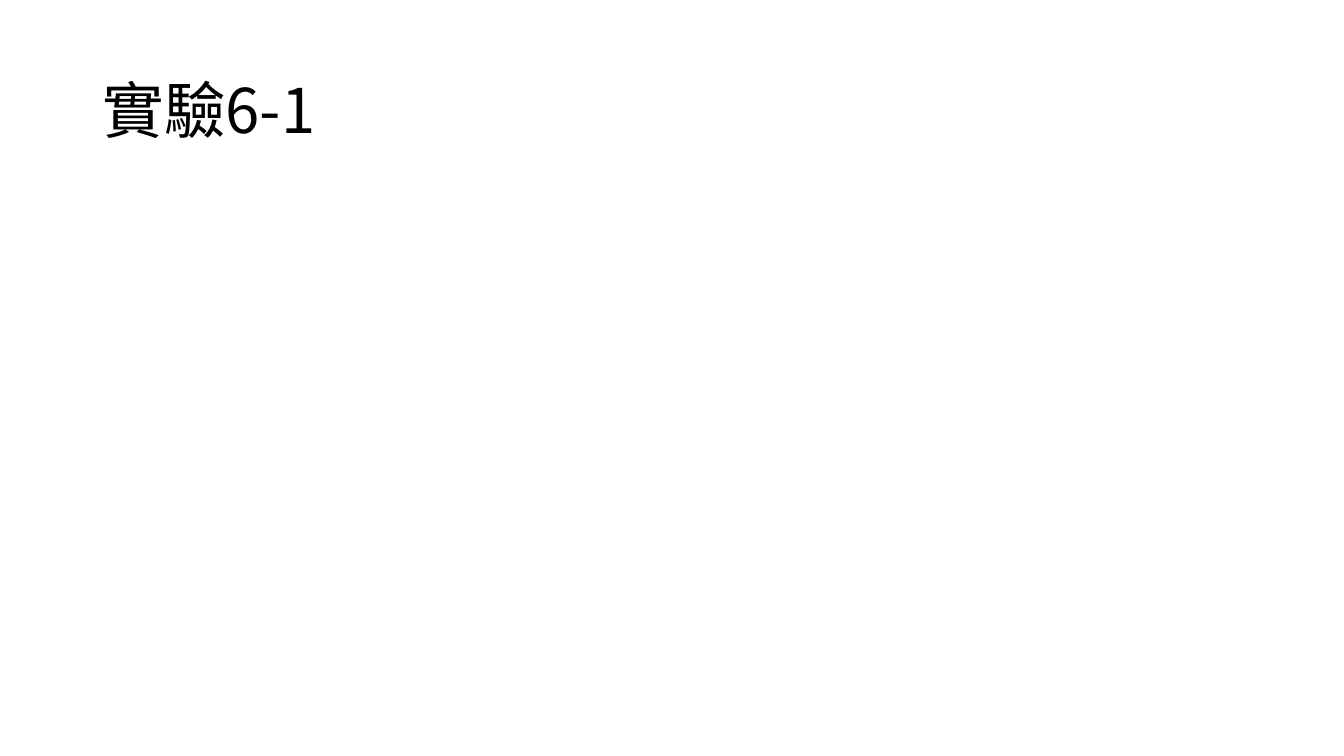
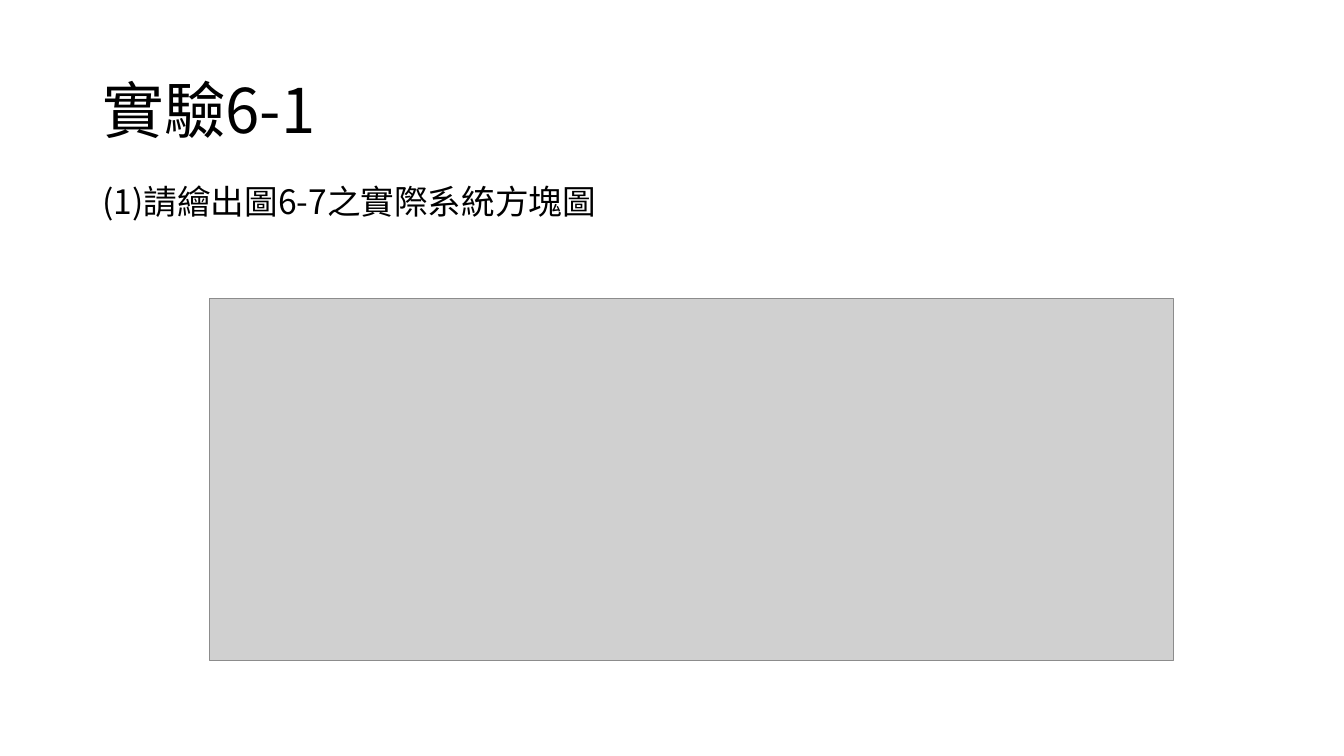
Before and after one commit to yeyi58095/control_lab, a slide deck: slide 2 of 實驗六/presentation/實驗六_第二組_葉彥辰_郭亮佑_蘇昱嘉.pptx. Drawn at 1344x756 pixels with LibreOffice and Linux fonts; fonts in the diff are those of the drawing; grey boxes stand for pictures. Boxes give left, top, right and bottom in pixels: in the first picture for what was removed or moved away, otherwise in the second. Text is boxed around its words. In the diff, an @@ line names an element or a change of style, - is before the commit and + after.

```diff
--- a/實驗六/presentation/實驗六_第二組_葉彥辰_郭亮佑_蘇昱嘉.pptx
+++ b/實驗六/presentation/實驗六_第二組_葉彥辰_郭亮佑_蘇昱嘉.pptx
@@ text added at (102, 185, 596, 221), 24 pt, text #000000 @@
+(1)請繪出圖6-7之實際系統方塊圖
@@ picture added at (210, 298, 1175, 660) @@
```
Also in this commit, not shown: 1 other slide changed, 6 slides added, 6 other files.
